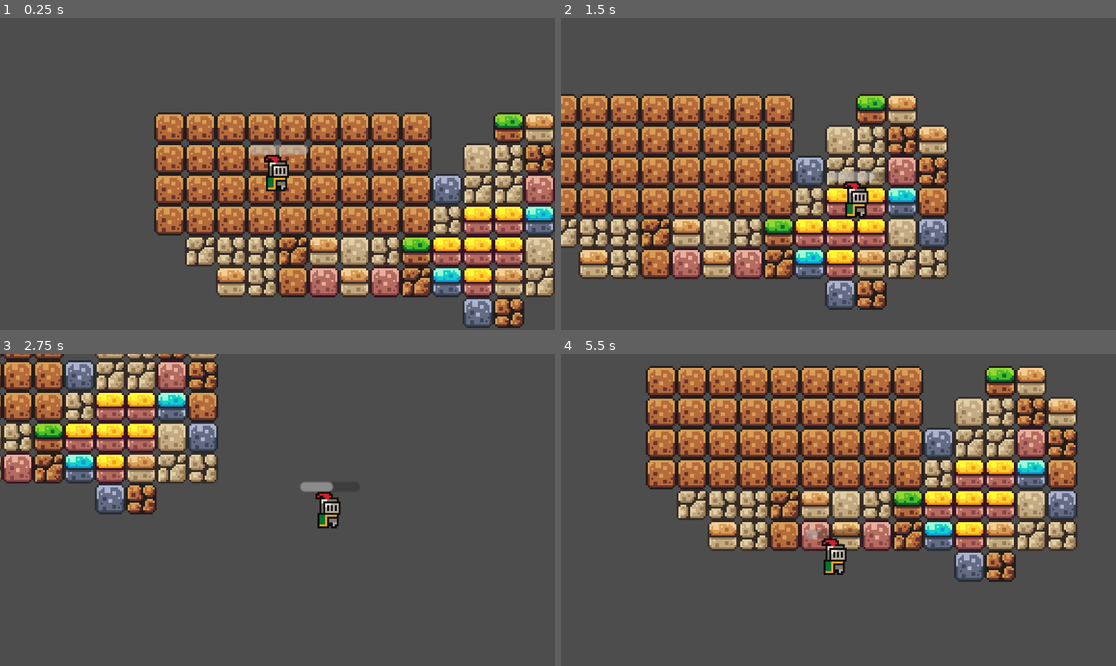
Above: before the commit, frames 1-4 (two rows, left to right).
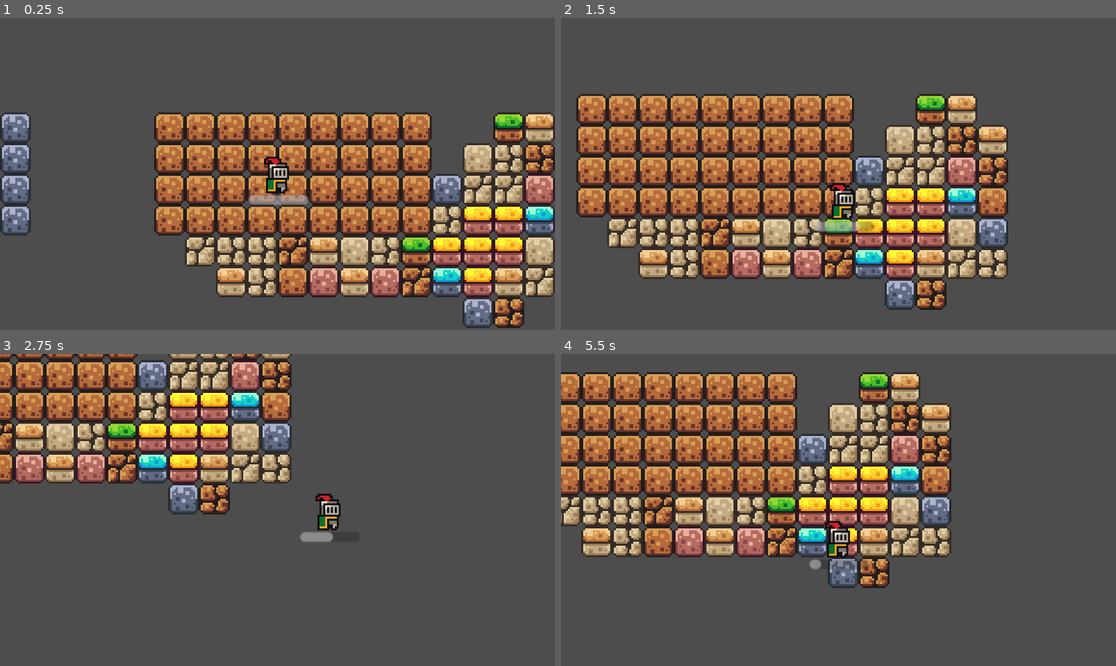
Above: after the commit, the same moments.

Repository: W4ave/EscapeJS
Game: Godot game, scene res://scenes/game.tscn
Two runs of this game, one before a commit and one after it. Both use one fixed random seed, a clock stepped at 60 frames per second and the inputs below.
Inputs:
- Up to frame 1 (0.25 s): no input
- Up to frame 2 (1.5 s): tap Enter at 0.5 s; hold D (ui_right) 0.53-1.28 s; hold Shift (sprint) 0.53-1.28 s; hold S (ui_down) from 1.28 s (still down); tap Shift (sprint) at 1.35 s
- Up to frame 3 (2.75 s): release S (ui_down) at 2.03 s; hold D (ui_right) from 2.03 s (still down); hold Shift (sprint) from 2.03 s (still down)
- Up to frame 4 (5.5 s): release D (ui_right) at 2.78 s; release Shift (sprint) at 2.78 s; hold W (ui_up) 2.78-3.53 s; tap Shift (sprint) at 2.85, 4.35 s; hold Shift (sprint) 3.53-4.28 s; hold A (ui_left) 3.53-5.03 s; hold S (ui_down) from 5.03 s (still down); hold Shift (sprint) from 5.03 s (still down)

The runs differ from the first frame. In frame 1, 2.7% of the frame differs, in the area x 0-56%, y 30-70%; in frame 2, 34%; in frame 3, 21%; in frame 4, 50%, in the area x 0-94%, y 3-76%.

Commit message:
enemy_making
레이캐스트 문제 있음

Diff:
--- /dev/null
+++ b/scenes/Enemy.tscn
@@ -0,0 +1,69 @@
+[gd_scene format=3 uid="uid://ce1xedaiv2cch"]
+
+[ext_resource type="Texture2D" uid="uid://chfocmvjrm135" path="res://assets/sprites/slime_green.png" id="1_3gvst"]
+[ext_resource type="Script" uid="uid://cr2g8yu4wjeu6" path="res://scenes/enemy.gd" id="1_55jtl"]
+
+[sub_resource type="RectangleShape2D" id="RectangleShape2D_55jtl"]
+size = Vector2(14, 12)
+
+[sub_resource type="AtlasTexture" id="AtlasTexture_mpr68"]
+atlas = ExtResource("1_3gvst")
+region = Rect2(0, 24, 24, 24)
+
+[sub_resource type="AtlasTexture" id="AtlasTexture_ft8do"]
+atlas = ExtResource("1_3gvst")
+region = Rect2(24, 24, 24, 24)
+
+[sub_resource type="AtlasTexture" id="AtlasTexture_5wwv6"]
+atlas = ExtResource("1_3gvst")
+region = Rect2(48, 24, 24, 24)
+
+[sub_resource type="AtlasTexture" id="AtlasTexture_1vja8"]
+atlas = ExtResource("1_3gvst")
+region = Rect2(72, 24, 24, 24)
+
+[sub_resource type="SpriteFrames" id="SpriteFrames_iwav8"]
+animations = [{
+"frames": [{
+"duration": 1.0,
+"texture": SubResource("AtlasTexture_mpr68")
+}, {
+"duration": 1.0,
+"texture": SubResource("AtlasTexture_ft8do")
+}, {
+"duration": 1.0,
+"texture": SubResource("AtlasTexture_5wwv6")
+}, {
+"duration": 1.0,
+"texture": SubResource("AtlasTexture_1vja8")
+}],
+"loop": true,
+"name": &"default",
+"speed": 5.0
+}]
+
+[sub_resource type="CircleShape2D" id="CircleShape2D_55jtl"]
+radius = 109.38464
+
+[node name="Enemy" type="CharacterBody2D" unique_id=1001022762]
+script = ExtResource("1_55jtl")
+
+[node name="CollisionShape2D" type="CollisionShape2D" parent="." unique_id=304422850]
+position = Vector2(0, 6)
+shape = SubResource("RectangleShape2D_55jtl")
+
+[node name="AnimatedSprite2D" type="AnimatedSprite2D" parent="." unique_id=1392725131]
+sprite_frames = SubResource("SpriteFrames_iwav8")
+frame_progress = 0.2544686
+
+[node name="Flip_h_Pivot" type="Marker2D" parent="." unique_id=668187842]
+
+[node name="Area2D" type="Area2D" parent="Flip_h_Pivot" unique_id=596066812]
+
+[node name="SightArea" type="CollisionShape2D" parent="Flip_h_Pivot/Area2D" unique_id=1252276033]
+shape = SubResource("CircleShape2D_55jtl")
+debug_color = Color(0.9098039, 0, 0.08235294, 0.050980393)
+
+[node name="RayCast2D" type="RayCast2D" parent="." unique_id=816111869]
+position = Vector2(0, 4)
+hit_from_inside = true
--- a/scenes/Player.tscn
+++ b/scenes/Player.tscn
@@ -3,9 +3,8 @@
 [ext_resource type="Script" uid="uid://b3pibv2qdalan" path="res://scripts/Player.gd" id="1_ig48j"]
 [ext_resource type="Texture2D" uid="uid://ebswfxj884mg" path="res://assets/sprites/knight.png" id="1_nrcqd"]
 
-
 [sub_resource type="RectangleShape2D" id="RectangleShape2D_ig48j"]
-size = Vector2(13, 19)
+size = Vector2(11, 2.5)
 
 [sub_resource type="AtlasTexture" id="AtlasTexture_tqm6u"]
 atlas = ExtResource("1_nrcqd")
@@ -43,14 +42,16 @@
 "speed": 5.0
 }]
 
-[node name="main_character" type="CharacterBody2D" unique_id=320546620]
+[node name="Player" type="CharacterBody2D" unique_id=320546620 groups=["Player"]]
 script = ExtResource("1_ig48j")
 
 [node name="CollisionShape2D" type="CollisionShape2D" parent="." unique_id=1257278321]
-position = Vector2(-0.5, 0.5)
+position = Vector2(0, 9.5)
 shape = SubResource("RectangleShape2D_ig48j")
 
 [node name="AnimatedSprite2D" type="AnimatedSprite2D" parent="." unique_id=1884390793]
-position = Vector2(0, -2)
+position = Vector2(0, -1)
 sprite_frames = SubResource("SpriteFrames_0d0nc")
 frame_progress = 0.60629827
+
+[node name="LookAtPoint" type="Marker2D" parent="." unique_id=286981626]
--- /dev/null
+++ b/scenes/enemy.gd
@@ -0,0 +1,34 @@
+extends CharacterBody2D
+
+@onready var ray = $RayCast2D
+@onready var view_area: Area2D = $Flip_h_Pivot/Area2D
+
+# Called every frame. 'delta' is the elapsed time since the previous frame.
+func _process(delta: float) -> void:
+	pass
+
+func _ready():
+	ray.add_exception(self)
+
+func _physics_process(_delta: float) -> void:
+	var targets = view_area.get_overlapping_bodies()
+
+	for target in targets:
+		if target.is_in_group("Player"):
+			if is_player_visible(target):
+				print("플레이어 발견!")
+			else:
+				# 플레이어가 Area2D 안에는 있지만 레이저가 벽에 막힌 상태
+				print("벽 뒤에 숨음")
+
+func is_player_visible(target: Node2D) -> bool:
+	var target_node = target.get_node("LookAtPoint")
+	ray.target_position = ray.to_local(target_node.global_position)
+	ray.force_raycast_update()
+
+	if ray.is_colliding():
+		var collider = ray.get_collider()
+		# 레이저가 부딪힌 게 플레이어(target) 본체인지 확인
+		if collider == target:
+			return true
+	return false
--- a/scenes/game.tscn
+++ b/scenes/game.tscn
@@ -3,6 +3,7 @@
 [ext_resource type="PackedScene" uid="uid://cgxji6k4a6m2o" path="res://scenes/Player.tscn" id="1_uwrxv"]
 [ext_resource type="Texture2D" uid="uid://k6gav4l4urko" path="res://assets/sprites/world_tileset.png" id="2_yqjtg"]
 [ext_resource type="PackedScene" uid="uid://qqdxv7dalcmd" path="res://scenes/ui_stamina_bar_pb.tscn" id="3_lnu2h"]
+[ext_resource type="PackedScene" uid="uid://ce1xedaiv2cch" path="res://scenes/Enemy.tscn" id="4_lbhrr"]
 
 [sub_resource type="TileSetAtlasSource" id="TileSetAtlasSource_lnu2h"]
 texture = ExtResource("2_yqjtg")
@@ -25,6 +26,7 @@
 4:1/0 = 0
 5:1/0 = 0
 6:1/0 = 0
+6:1/0/physics_layer_0/polygon_0/points = PackedVector2Array(-8, -8, 8, -8, 8, 8, -8, 8)
 7:1/0 = 0
 8:1/0 = 0
 9:1/0 = 0
@@ -135,6 +137,7 @@
 3:15/0 = 0
 
 [sub_resource type="TileSet" id="TileSet_lbhrr"]
+physics_layer_0/collision_layer = 1
 sources/0 = SubResource("TileSetAtlasSource_lnu2h")
 
 [node name="Game" type="Node2D" unique_id=257069488]
@@ -151,11 +154,14 @@
 
 [node name="UI_staminaBar_PB" parent="Player" unique_id=1801722609 instance=ExtResource("3_lnu2h")]
 offset_left = -15.0
-offset_top = -14.0
+offset_top = 12.0
 offset_right = -15.0
-offset_bottom = -14.0
+offset_bottom = 12.0
 
 [node name="TileMap" type="TileMap" parent="." unique_id=90550123]
 tile_set = SubResource("TileSet_lbhrr")
 format = 2
-layer_0/tile_data = PackedInt32Array(-65540, 0, 1, -4, 0, 1, …(1158 unchanged characters)…  0, 131080, 131072, 1, -65527, 131072, 0)
+layer_0/tile_data = PackedInt32Array(-65540, 0, 1, -4, 0, 1, …(1158 unchanged characters)…  0, 131080, 131072, 1, -65527, 131072, 0, -65545, 393216, 1, -9, 393216, 1, 65527, 393216, 1, 131063, 393216, 1)
+
+[node name="Enemy" parent="." unique_id=1001022762 instance=ExtResource("4_lbhrr")]
+position = Vector2(-170, 27)
Not shown, added: scenes/enemy.gd.uid
